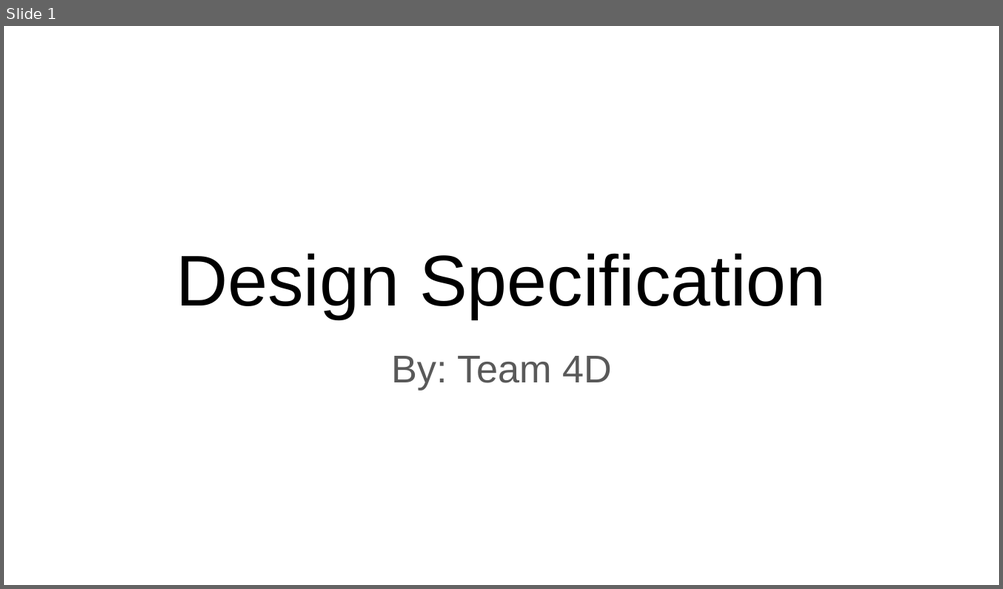
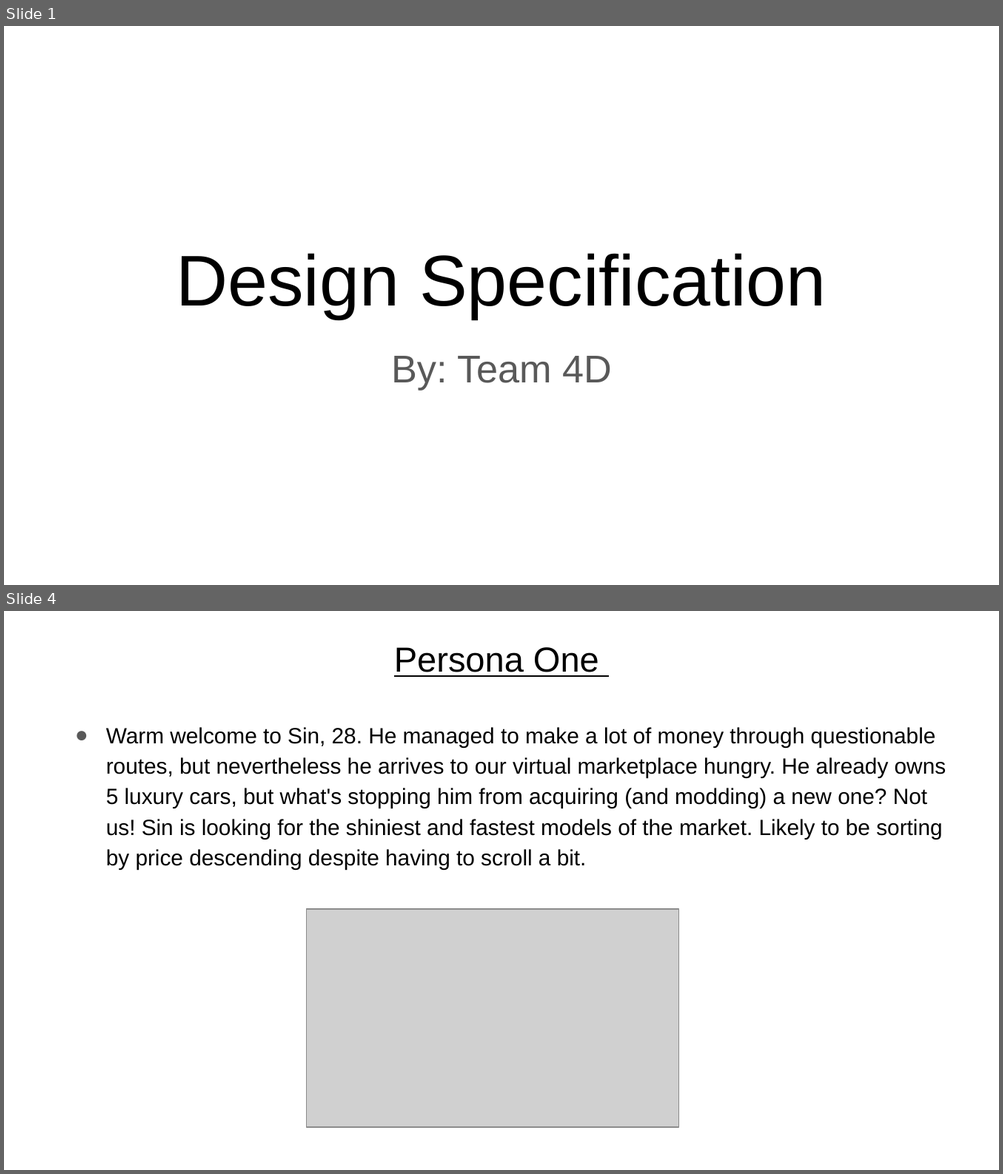
Before and after one commit to AndreiGhita2002/WAD_Car_Market, a slide deck: Design Specification.pptx. Shown one above the other, each under a label of ours: slide 1 before the commit, slides 1 and 4 after it; the slides between them are not shown. The pictures are 1003x589 and 1003x1174 pixels, drawn with LibreOffice and Linux fonts; fonts in the diff are those of the drawing; grey boxes stand for pictures. Boxes give left, top, right and bottom in pixels: in the first picture for what was removed or moved away, otherwise in the second. Text is boxed around its words. In the diff, an @@ line names an element or a change of style, - is before the commit and + after.

Commit message:
added personas, polished requirements

```diff
--- a/Design Specification.pptx
+++ b/Design Specification.pptx
@@ slide 4 added at (4,611,999,1170), background #FFFFFF @@
@@ title added at (394,647,599,677), 25.2 pt, text #000000, underline @@
+Persona One
@@ text added at (106,727,946,869), 16 pt, text #000000 @@
+● Warm welcome to Sin, 28. He managed to make a lot of money through questionable routes, but nevertheless he arrives to our virtual marketplace hungry. He already owns 5 luxury cars, but what's stopping him from acquiring (and modding) a new one? Not us! Sin is looking for the shiniest and fastest models of the market. Likely to be sorting by price descending despite having to scroll a bit.
@@ picture added at (307,909,678,1128) @@
```
Also in this commit, not shown: 5 slides changed, 2 other slides added, 3 slides removed.
